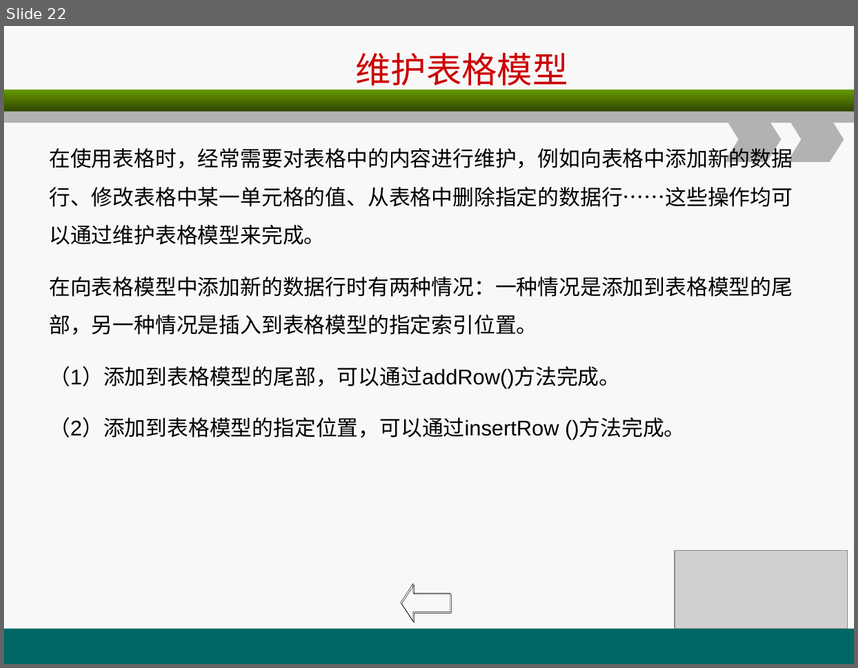
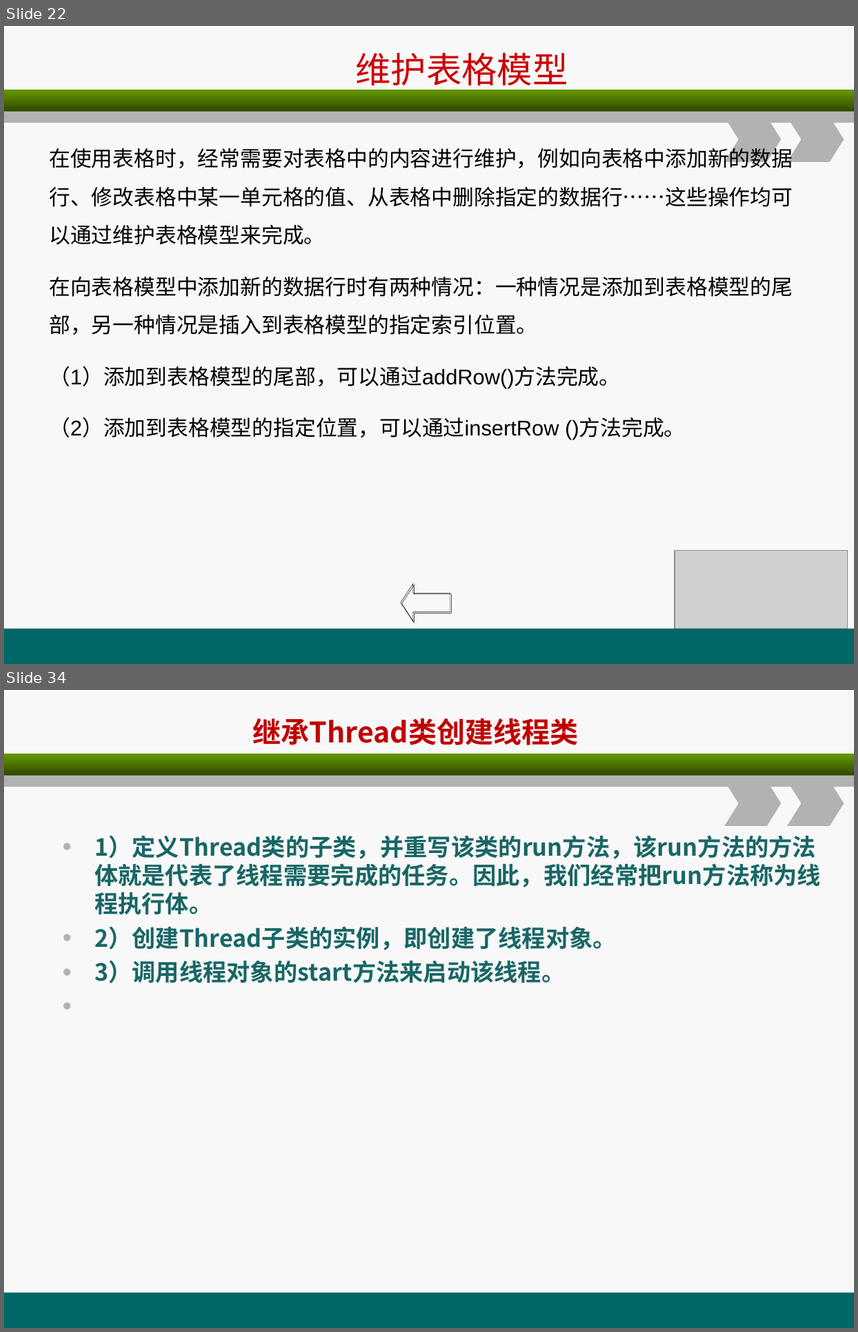
Before and after one commit to christwei/gitDoc, a slide deck: 课件/环宇/javaSE进阶/B1.ppt. Shown one above the other, each under a label of ours: slide 22 before the commit, slides 22 and 34 after it; the slides between them are not shown. The pictures are 858x668 and 858x1332 pixels, drawn with LibreOffice and Linux fonts; fonts in the diff are those of the drawing; grey boxes stand for pictures. Boxes give left, top, right and bottom in pixels: in the first picture for what was removed or moved away, otherwise in the second. Text is boxed around its words. In the diff, an @@ line names an element or a change of style, - is before the commit and + after.

```diff
--- a/课件/环宇/javaSE进阶/B1.ppt
+++ b/课件/环宇/javaSE进阶/B1.ppt
@@ slide 34 added at [4,690,854,1328], background #F8F8F8; not listed: 5 template elements that a slide beside it also shows @@
@@ text added at [253,718,579,745], 24 pt, text #C00000, bold @@
+继承Thread类创建线程类
@@ text added at [94,835,821,983], 20 pt, text #196666, bold @@
+• 1）定义Thread类的子类，并重写该类的run方法，该run方法的方法体就是代表了线程需要完成的任务。因此，我们经常把run方法称为线程执行体。
+• 2）创建Thread子类的实例，即创建了线程对象。
+• 3）调用线程对象的start方法来启动该线程。
```
Also in this commit, not shown: 1 slide changed, 20 other slides added, 17 other files.
